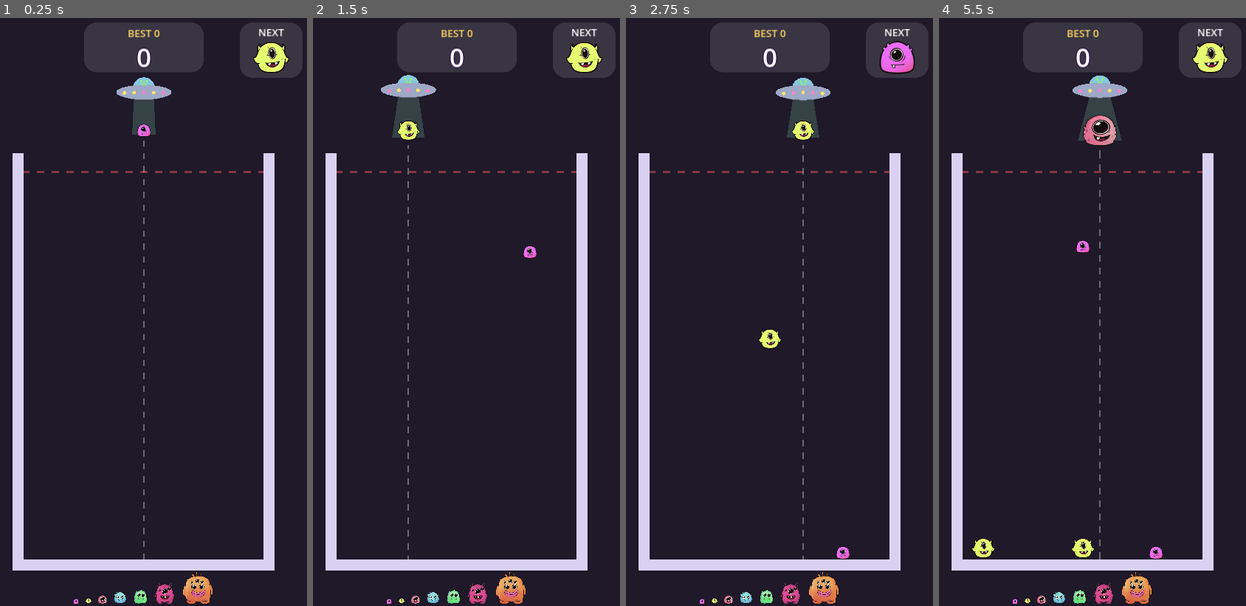
Above: before the commit, frames 1-4 (left to right).
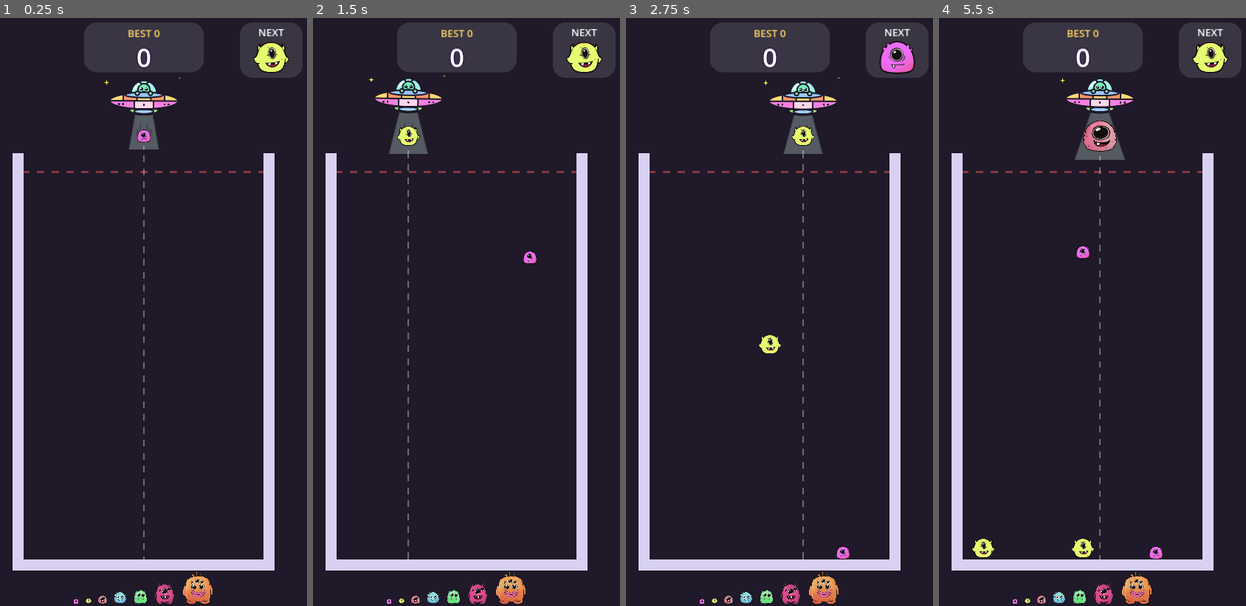
Above: after the commit, the same moments.

Repository: vickyraut212-boop/MonsterMerageGame
Game: Godot game, scene res://scenes/main.tscn
The game is run twice, just before and just after one commit, with the same random seed, the same clock (stepped at 60 frames per second) and the same inputs.
Inputs (mouse positions are in pixels of both pictures, inside the frame that each line leads up to):
- Up to frame 1 (0.25 s): no input
- Up to frame 2 (1.5 s): move the mouse to (530, 282) at 0.52 s; click (530, 282) at 0.67 s; drag from (389, 341) to (457, 94) at 1.27 s
- Up to frame 3 (2.75 s): move the mouse to (804, 182) at 2.02 s; click (804, 182) at 2.17 s
- Up to frame 4 (5.5 s): drag from (1064, 429) to (981, 223) at 2.77 s; move the mouse to (1181, 400) at 3.52 s; click (1181, 400) at 3.67 s; drag from (981, 223) to (1083, 94) at 4.27 s; move the mouse to (1098, 312) at 5.02 s; click (1098, 312) at 5.17 s

The runs differ from the first frame. In frame 1, 1.4% of the frame differs, in the area x 33-59%, y 9-92%; in frame 2, 1.7%; in frame 3, 1.8%; in frame 4, 1.9%, in the area x 11-73%, y 9-92%.

Commit message:
Restyle the dropper as a pastel rainbow UFO from vicky's reference
Redraws the code-drawn ship in the reference style: rainbow-panelled
saucer with a pink underside, teal glass dome with a green alien
peeking over the blue rim, green ring and light underneath, window
dots, twinkling sparkles, black outlines and a striped tractor beam.
The ship now leans into its sideways movement. All colours are
editable on the Dropper node, and Ship Texture still swaps in a PNG.

Co-Authored-By: Claude Opus 5.5 <noreply@anthropic.com>
Claude-Session: https://claude.ai/code/session_01QQF4EsL7cFRzG2ai4USehR

Diff:
--- a/scripts/dropper.gd
+++ b/scripts/dropper.gd
@@ -20,7 +20,7 @@
 signal next_changed(tier: int)
 
 ## Height (screen y) where the waiting monster hangs.
-@export var hold_y := 250.0
+@export var hold_y := 262.0
 ## Seconds between drops.
 @export var cooldown := 0.6
 ## How quickly the monster catches up with the pointer (higher = snappier).
@@ -28,16 +28,30 @@
 @export var aim_line_color := Color(1, 1, 1, 0.35)
 
 @export_group("Spaceship")
-## Your spaceship PNG. Leave empty to use the drawn placeholder ship.
+## Your spaceship PNG. Leave empty to use the drawn UFO.
 @export var ship_texture: Texture2D
 ## How wide the ship appears, in pixels.
-@export var ship_width := 120.0
+@export var ship_width := 150.0
 ## How far above the held monster the ship floats.
-@export var ship_height_above := 85.0
-@export var hull_color := Color(0.62, 0.66, 0.78)
-@export var dome_color := Color(0.6, 0.9, 1.0, 0.85)
-@export var alien_color := Color(0.55, 0.95, 0.45)
-@export var beam_color := Color(0.6, 1.0, 0.8, 0.18)
+@export var ship_height_above := 78.0
+## How much the ship leans into its movement (0 = no lean).
+@export var ship_lean := 0.0012
+
+@export_subgroup("Colours")
+@export var outline_color := Color(0.12, 0.1, 0.16)
+@export var dome_color := Color(0.62, 0.95, 0.92)
+@export var alien_color := Color(0.45, 0.92, 0.72)
+@export var rim_color := Color(0.6, 0.78, 1.0)
+@export var band_colors: Array[Color] = [
+	Color(1.0, 0.86, 0.45), Color(1.0, 0.6, 0.42), Color(1.0, 0.86, 0.45),
+	Color(1.0, 0.6, 0.42), Color(1.0, 0.86, 0.45),
+]
+@export var underside_color := Color(0.98, 0.5, 0.88)
+@export var underside_center_color := Color(1.0, 0.84, 0.92)
+@export var ring_color := Color(0.66, 0.88, 0.5)
+@export var light_color := Color(0.62, 0.82, 1.0)
+@export var beam_color := Color(0.9, 1.0, 0.96, 0.28)
+@export var sparkle_color := Color(1.0, 0.92, 0.3)
 
 var enabled := true
 var current_tier := 1
@@ -48,6 +62,8 @@
 var _cooldown_left := 0.0
 var _target_x := 360.0
 var _time := 0.0
+var _lean := 0.0
+var _last_x := 0.0
 
 
 func _ready() -> void:
@@ -79,6 +95,10 @@
 		_target_x = get_global_mouse_position().x
 	# Smoothly glide towards the pointer.
 	position.x = lerpf(position.x, _clamped_target_x(), 1.0 - exp(-follow_speed * delta))
+	# Lean the ship into its movement, like it is flying sideways.
+	var speed := (position.x - _last_x) / maxf(delta, 0.0001)
+	_last_x = position.x
+	_lean = lerpf(_lean, clampf(speed * ship_lean, -0.3, 0.3), 1.0 - exp(-10.0 * delta))
 
 	if _cooldown_left > 0.0:
 		_cooldown_left -= delta
@@ -137,52 +157,163 @@
 		var bottom := _jar.get_floor_y() - position.y
 		draw_dashed_line(Vector2(0, radius + 6.0), Vector2(0, bottom), aim_line_color, 3.0, 14.0)
 		_draw_beam(ship_y, radius)
-	_draw_ship(ship_y)
-
-
-## Soft tractor beam from the ship down around the held monster.
+	# Everything below is drawn around the ship's centre, tilted by its lean.
+	draw_set_transform(Vector2(0, ship_y), _lean, Vector2.ONE)
+	_draw_ship()
+	draw_set_transform(Vector2.ZERO, 0.0, Vector2.ONE)
+
+
+## Tractor beam shining down from the ship around the held monster.
 func _draw_beam(ship_y: float, radius: float) -> void:
-	var top_half := ship_width * 0.18
-	var bottom_half := radius + 10.0
-	draw_colored_polygon(PackedVector2Array([
-		Vector2(-top_half, ship_y + 10.0), Vector2(top_half, ship_y + 10.0),
-		Vector2(bottom_half, radius * 0.6), Vector2(-bottom_half, radius * 0.6),
-	]), beam_color)
-
-
-func _draw_ship(ship_y: float) -> void:
+	var top_y := ship_y + ship_width * 0.17
+	var top_half := ship_width * 0.13
+	var bottom_y := radius + 14.0
+	var bottom_half := radius + 18.0
+	var left_top := Vector2(-top_half, top_y)
+	var right_top := Vector2(top_half, top_y)
+	var left_bottom := Vector2(-bottom_half, bottom_y)
+	var right_bottom := Vector2(bottom_half, bottom_y)
+	draw_colored_polygon(PackedVector2Array([left_top, right_top, right_bottom, left_bottom]), beam_color)
+	var edge := Color(outline_color, 0.55)
+	draw_line(left_top, left_bottom, edge, 2.5, true)
+	draw_line(right_top, right_bottom, edge, 2.5, true)
+	# A few short streaks inside the beam.
+	for k in [-0.55, -0.3, 0.3, 0.55]:
+		var t := fmod(_time * 0.8 + absf(k), 1.0)
+		var a := left_top.lerp(right_top, 0.5 + k * 0.5).lerp(left_bottom.lerp(right_bottom, 0.5 + k * 0.5), t * 0.6)
+		var b := left_top.lerp(right_top, 0.5 + k * 0.5).lerp(left_bottom.lerp(right_bottom, 0.5 + k * 0.5), t * 0.6 + 0.15)
+		draw_line(a, b, Color(outline_color, 0.35), 2.0, true)
+
+
+## The UFO, drawn around (0, 0) = the middle of the saucer.
+func _draw_ship() -> void:
 	if ship_texture:
 		var tex_size := ship_texture.get_size()
 		var draw_size := tex_size * (ship_width / tex_size.x)
-		draw_texture_rect(ship_texture, Rect2(Vector2(-draw_size.x / 2.0, ship_y - draw_size.y / 2.0), draw_size), false)
-		return
-
-	var half_w := ship_width / 2.0
-	# Glass dome with a little alien inside (drawn first so the hull covers its bottom).
-	var dome_center := Vector2(0, ship_y - 8.0)
-	draw_circle(dome_center, half_w * 0.4, dome_color)
-	draw_circle(dome_center + Vector2(0, 4), half_w * 0.22, alien_color)
-	for eye_x in [-5.0, 5.0]:
-		draw_circle(dome_center + Vector2(eye_x, 1), 3.2, Color.WHITE)
-		draw_circle(dome_center + Vector2(eye_x, 1.5), 1.8, Color(0.1, 0.05, 0.15))
-	draw_line(dome_center + Vector2(-2, -8), dome_center + Vector2(-6, -16), alien_color, 2.0)
-	draw_line(dome_center + Vector2(2, -8), dome_center + Vector2(6, -16), alien_color, 2.0)
-	draw_circle(dome_center + Vector2(-6, -16), 2.5, alien_color)
-	draw_circle(dome_center + Vector2(6, -16), 2.5, alien_color)
-
-	# Saucer hull: a squashed circle with a darker underside.
-	_draw_ellipse(Vector2(0, ship_y + 4.0), half_w * 0.8, half_w * 0.22, hull_color.darkened(0.35))
-	_draw_ellipse(Vector2(0, ship_y), half_w, half_w * 0.26, hull_color)
-
-	# Blinking lights around the rim.
-	for i in 5:
-		var t := (float(i) - 2.0) / 2.0  # -1 .. 1
-		var light_pos := Vector2(t * half_w * 0.7, ship_y + 2.0 - (1.0 - absf(t)) * 2.0)
-		var on := int(_time * 4.0 + i) % 2 == 0
-		draw_circle(light_pos, 4.0, Color(1, 0.9, 0.4) if on else Color(1, 0.5, 0.8))
-
-
-func _draw_ellipse(center: Vector2, radius_x: float, radius_y: float, color: Color) -> void:
-	draw_set_transform(center, 0.0, Vector2(1.0, radius_y / radius_x))
-	draw_circle(Vector2.ZERO, radius_x, color)
-	draw_set_transform(Vector2.ZERO, 0.0, Vector2.ONE)
+		draw_texture_rect(ship_texture, Rect2(-draw_size / 2.0, draw_size), false)
+		return
+
+	var hw := ship_width / 2.0   # half width of the saucer
+	var ry := ship_width * 0.12  # half height of the saucer
+	var line := 3.0
+
+	# Ring and light under the saucer (behind everything else).
+	var ring_c := Vector2(0, ry * 1.15)
+	_fill_ellipse(ring_c, hw * 0.42, ry * 0.5, ring_color)
+	_outline_ellipse(ring_c, hw * 0.42, ry * 0.5, line)
+	_fill_ellipse(ring_c + Vector2(0, ry * 0.12), hw * 0.28, ry * 0.28, light_color)
+	_outline_ellipse(ring_c + Vector2(0, ry * 0.12), hw * 0.28, ry * 0.28, 2.0)
+
+	# Glass dome with the little alien inside.
+	var dome_r := hw * 0.38
+	var dome_c := Vector2(0, -ry * 0.9)
+	draw_circle(dome_c, dome_r, dome_color)
+	_draw_alien(dome_c + Vector2(0, -dome_r * 0.3), dome_r * 0.45)
+	draw_arc(dome_c, dome_r - 6.0, deg_to_rad(205), deg_to_rad(245), 10, Color(1, 1, 1, 0.8), 3.0, true)
+	draw_arc(dome_c, dome_r, PI, TAU, 32, outline_color, line, true)
+
+	# Saucer: rainbow panels on top, pink underside.
+	var lower := _ellipse_points(Vector2.ZERO, hw, ry, 0.0, PI, 24)
+	draw_colored_polygon(lower, underside_color)
+	var center_panel := PackedVector2Array()
+	var panel_half := hw * 0.28
+	for i in 9:
+		var x := lerpf(panel_half, -panel_half, i / 8.0)
+		center_panel.append(Vector2(x, _ellipse_y(x, hw, ry)))
+	center_panel.append(Vector2(-panel_half, 0))
+	center_panel.append(Vector2(panel_half, 0))
+	draw_colored_polygon(center_panel, underside_center_color)
+
+	var slices := band_colors.size()
+	for i in slices:
+		var x0 := lerpf(-hw, hw, float(i) / slices)
+		var x1 := lerpf(-hw, hw, float(i + 1) / slices)
+		var panel := PackedVector2Array()
+		for k in 7:
+			var x := lerpf(x0, x1, k / 6.0)
+			panel.append(Vector2(x, -_ellipse_y(x, hw, ry)))
+		# Skip corner points that sit on the saucer's tip (would repeat a point).
+		if absf(panel[panel.size() - 1].y) > 0.01:
+			panel.append(Vector2(x1, 0))
+		if absf(panel[0].y) > 0.01:
+			panel.append(Vector2(x0, 0))
+		draw_colored_polygon(panel, band_colors[i])
+		if i > 0:
+			draw_line(Vector2(x0, -_ellipse_y(x0, hw, ry)), Vector2(x0, 0), outline_color, 2.0, true)
+	draw_line(Vector2(-hw, 0), Vector2(hw, 0), outline_color, 2.0, true)
+	draw_line(Vector2(-panel_half, 0), Vector2(-panel_half, _ellipse_y(panel_half, hw, ry)), outline_color, 2.0, true)
+	draw_line(Vector2(panel_half, 0), Vector2(panel_half, _ellipse_y(panel_half, hw, ry)), outline_color, 2.0, true)
+	_outline_ellipse(Vector2.ZERO, hw, ry, line)
+
+	# Blue rim at the base of the dome, with the alien's hands resting on it.
+	var rim_c := Vector2(0, -ry * 0.72)
+	_fill_ellipse(rim_c, hw * 0.55, ry * 0.32, rim_color)
+	_outline_ellipse(rim_c, hw * 0.55, ry * 0.32, 2.0)
+	for side in [-1.0, 1.0]:
+		var hand := rim_c + Vector2(side * dome_r * 0.5, -ry * 0.2)
+		draw_circle(hand, 4.5, alien_color)
+		draw_arc(hand, 4.5, 0, TAU, 12, outline_color, 2.0, true)
+
+	# Little window dots on the underside.
+	for x in [-0.72, -0.6, 0.6, 0.72]:
+		draw_circle(Vector2(hw * x, ry * 0.4), 2.2, outline_color)
+	draw_circle(Vector2(0, ry * 0.45), 2.2, outline_color)
+
+	# Twinkling sparkles around the ship.
+	_draw_sparkle(Vector2(-hw - 6.0, -ry * 2.2), 7.0 + sin(_time * 5.0) * 2.0)
+	_draw_sparkle(Vector2(hw + 2.0, -ry * 2.8), 6.0 + sin(_time * 5.0 + 2.0) * 2.0)
+
+
+func _draw_alien(center: Vector2, head_r: float) -> void:
+	# Antennae
+	for side in [-1.0, 1.0]:
+		var base := center + Vector2(side * head_r * 0.4, -head_r * 0.8)
+		var tip := center + Vector2(side * head_r * 0.75, -head_r * 1.45)
+		draw_line(base, tip, outline_color, 2.0, true)
+		draw_circle(tip, 3.0, alien_color)
+		draw_arc(tip, 3.0, 0, TAU, 10, outline_color, 1.5, true)
+	draw_circle(center, head_r, alien_color)
+	draw_arc(center, head_r, 0, TAU, 24, outline_color, 2.0, true)
+	# Eyes with a shine, and a small smile.
+	for side in [-1.0, 1.0]:
+		var eye := center + Vector2(side * head_r * 0.42, -head_r * 0.05)
+		draw_circle(eye, head_r * 0.26, outline_color)
+		draw_circle(eye + Vector2(-1.0, -1.2), head_r * 0.09, Color.WHITE)
+	draw_arc(center + Vector2(0, head_r * 0.2), head_r * 0.18, deg_to_rad(20), deg_to_rad(160), 8, outline_color, 1.5, true)
+
+
+func _draw_sparkle(center: Vector2, size: float) -> void:
+	var thin := size * 0.28
+	var star := PackedVector2Array([
+		center + Vector2(0, -size), center + Vector2(thin, -thin),
+		center + Vector2(size, 0), center + Vector2(thin, thin),
+		center + Vector2(0, size), center + Vector2(-thin, thin),
+		center + Vector2(-size, 0), center + Vector2(-thin, -thin),
+	])
+	draw_colored_polygon(star, sparkle_color)
+	star.append(star[0])
+	draw_polyline(star, outline_color, 1.5, true)
+
+
+## Distance from the middle line to the saucer's edge at a given x.
+func _ellipse_y(x: float, radius_x: float, radius_y: float) -> float:
+	var r := clampf(x / radius_x, -1.0, 1.0)
+	return radius_y * sqrt(1.0 - r * r)
+
+
+func _ellipse_points(center: Vector2, radius_x: float, radius_y: float,
+		from_angle: float, to_angle: float, steps: int) -> PackedVector2Array:
+	var points := PackedVector2Array()
+	for i in steps + 1:
+		var a := lerpf(from_angle, to_angle, float(i) / steps)
+		points.append(center + Vector2(cos(a) * radius_x, sin(a) * radius_y))
+	return points
+
+
+func _fill_ellipse(center: Vector2, radius_x: float, radius_y: float, color: Color) -> void:
+	# Stop one step short of a full turn so the first point isn't repeated.
+	draw_colored_polygon(_ellipse_points(center, radius_x, radius_y, 0.0, TAU * 31.0 / 32.0, 31), color)
+
+
+func _outline_ellipse(center: Vector2, radius_x: float, radius_y: float, width: float) -> void:
+	draw_polyline(_ellipse_points(center, radius_x, radius_y, 0.0, TAU, 40), outline_color, width, true)
